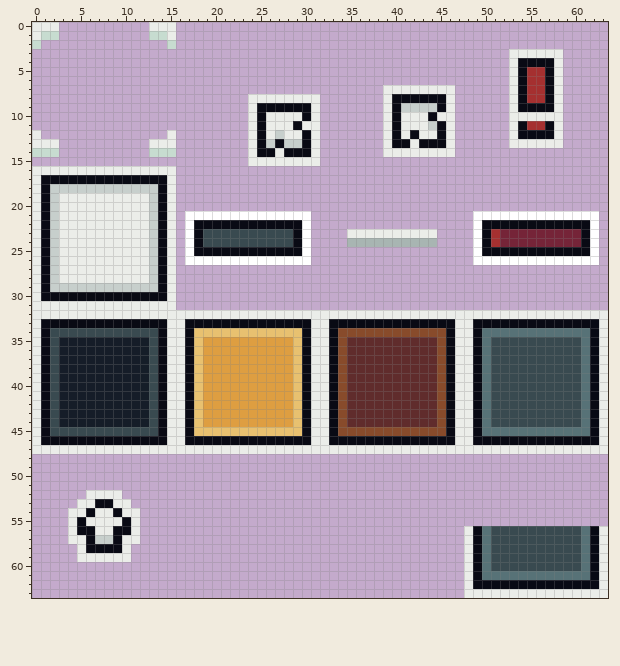
Two versions of one pixel-art file, Assets/Sprites/UI.aseprite. Above: the version before the commit.
64x64 pixels, 1 frame.
New version:
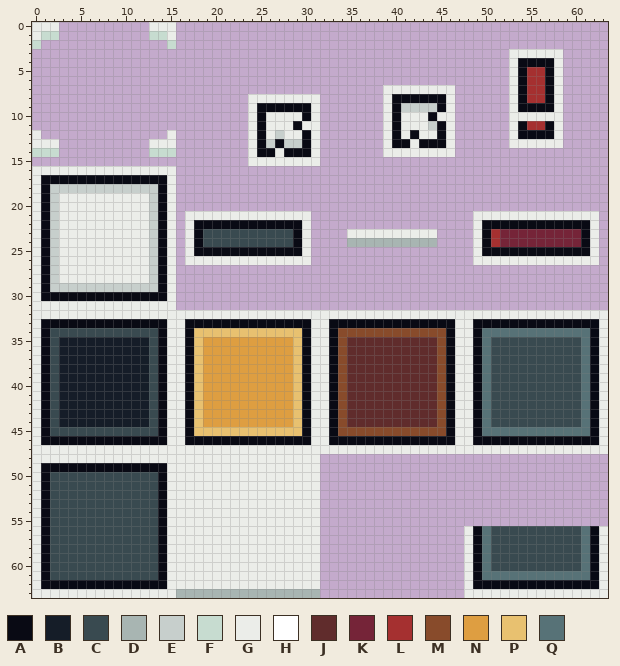
Palette (. is transparent): A #090a14  B #151d28  C #394a50  D #a8b5b2  E #c7cfcc  F #c7dcd0  G #ebede9  H #ffffff  J #602c2c  K #752438  L #a53030  M #884b2b  N #de9e41  P #e8c170  Q #577277
What changed:
Changed rows in their new state; - is an unchanged pixel.
first column x 17:
21 GGGGGGGGGGGGGG------------------GGGGGGGGGGGGGG
22 G------------G------------------G------------G
23 G------------G------------------G------------G
24 G------------G------------------G------------G
25 G------------G------------------G------------G
26 GGGGGGGGGGGGGG------------------GGGGGGGGGGGGGG
first column x 0:
48 GGGGGGGGGGGGGGGGGGGGGGGGGGGGGGGG
49 GAAAAAAAAAAAAAAGGGGGGGGGGGGGGGGG
50 GACCCCCCCCCCCCAGGGGGGGGGGGGGGGGG
51 GACCCCCCCCCCCCAGGGGGGGGGGGGGGGGG
52 GACCCCCCCCCCCCAGGGGGGGGGGGGGGGGG
53 GACCCCCCCCCCCCAGGGGGGGGGGGGGGGGG
54 GACCCCCCCCCCCCAGGGGGGGGGGGGGGGGG
55 GACCCCCCCCCCCCAGGGGGGGGGGGGGGGGG
56 GACCCCCCCCCCCCAGGGGGGGGGGGGGGGGG
57 GACCCCCCCCCCCCAGGGGGGGGGGGGGGGGG
58 GACCCCCCCCCCCCAGGGGGGGGGGGGGGGGG
59 GACCCCCCCCCCCCAGGGGGGGGGGGGGGGGG
60 GACCCCCCCCCCCCAGGGGGGGGGGGGGGGGG
61 GACCCCCCCCCCCCAGGGGGGGGGGGGGGGGG
62 GAAAAAAAAAAAAAAGGGGGGGGGGGGGGGGG
63 GGGGGGGGGGGGGGGGDDDDDDDDDDDDDDDD
Where, in picture pixels (left, top, right, bottom), the same in both pictures:
changed: (185, 211, 311, 265)
changed: (473, 211, 599, 265)
changed: (32, 454, 320, 598)
